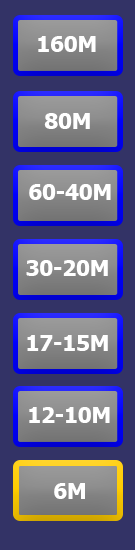
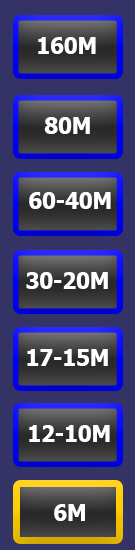
The second 135x550 image is a revision of the first. Changes to its layers:
painted on "17-15M" over (27, 335, 108, 366)
painted on "30-20M" over (26, 260, 108, 289)
painted on "60-40M" over (29, 184, 111, 209)
painted on "80M" over (44, 113, 90, 134)
painted on "6M" over (54, 483, 85, 521)
painted on "12-10M" over (29, 407, 110, 442)
painted on "160M" over (38, 36, 96, 54)
painted on "Button7" over (13, 460, 123, 544)
painted on "Button6" over (13, 386, 123, 467)
painted on "Button5" over (13, 313, 123, 391)
painted on "Button4" over (13, 239, 123, 314)
painted on "Button3" over (13, 165, 123, 236)
painted on "Button2" over (13, 91, 123, 159)
painted on "Button1" over (13, 15, 123, 79)